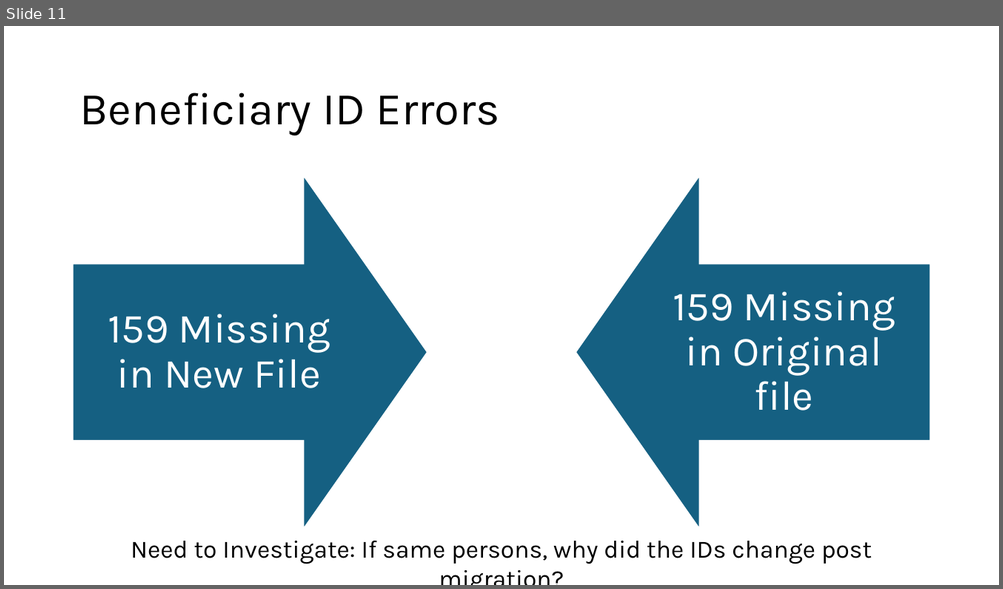
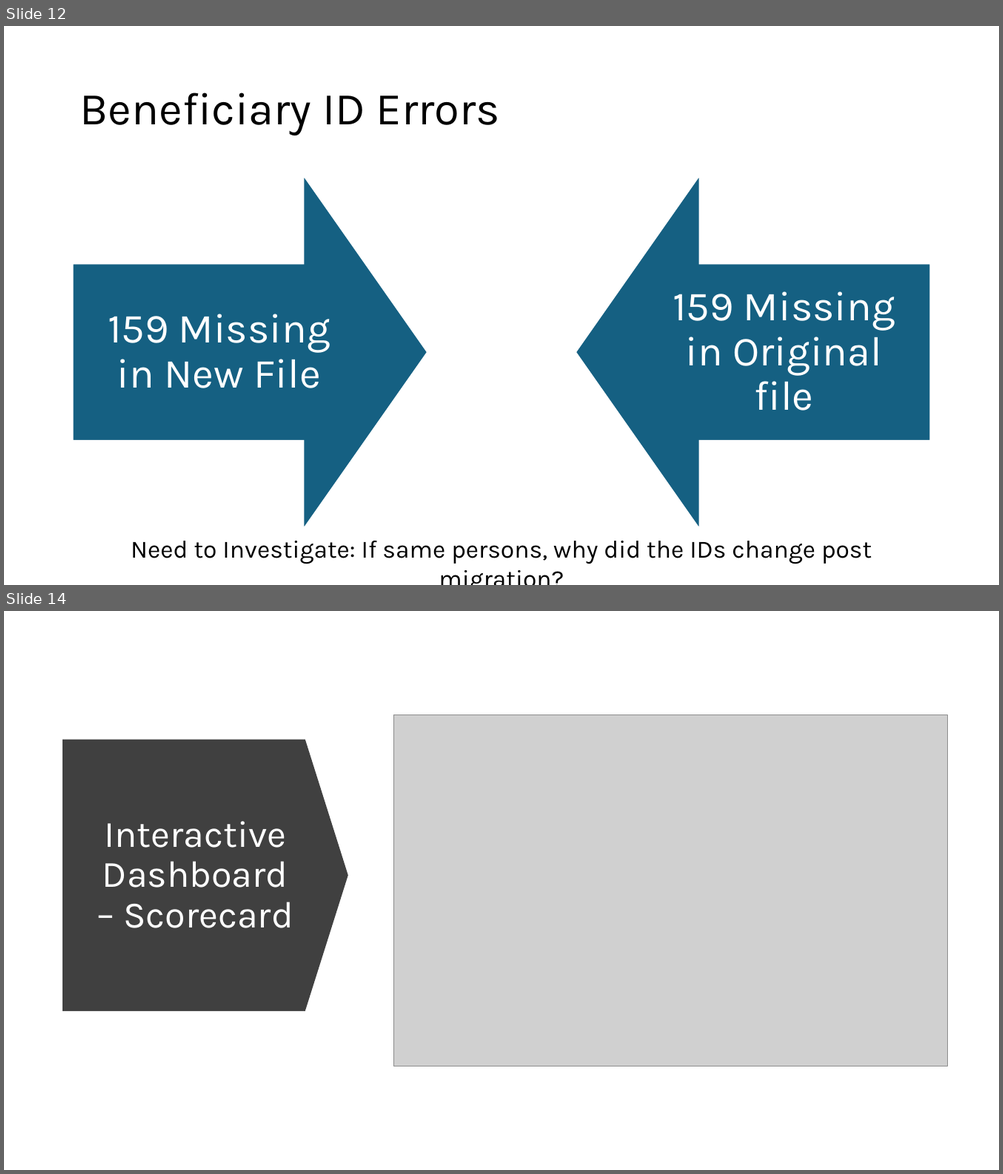
Before and after one commit to BensonJT/data_eng_exercise, a slide deck: Data Migration Analysis.pptx. Shown one above the other, each under a label of ours: slide 11 before the commit, slides 12 and 14 after it; the slides between them are not shown. The pictures are 1003x589 and 1003x1174 pixels, drawn with LibreOffice and Linux fonts; fonts in the diff are those of the drawing; grey boxes stand for pictures. Boxes give left, top, right and bottom in pixels: in the first picture for what was removed or moved away, otherwise in the second. Text is boxed around its words. In the diff, an @@ line names an element or a change of style, - is before the commit and + after.

```diff
--- a/Data Migration Analysis.pptx
+++ b/Data Migration Analysis.pptx
@@ slide 14 added at box(4, 611, 999, 1170), background #FFFFFF @@
@@ picture added at box(393, 715, 947, 1066) @@
@@ down arrow added at box(63, 739, 349, 1011), fill #404040 @@
@@ title added at box(102, 821, 293, 928), 36 pt, text #FFFFFF @@
+Interactive Dashboard – Scorecard
@@ what was slide 11 is now slide 12 @@
```
Also in this commit, not shown: 7 slides changed, 3 other slides added, 1 slide removed, 1 other file.
